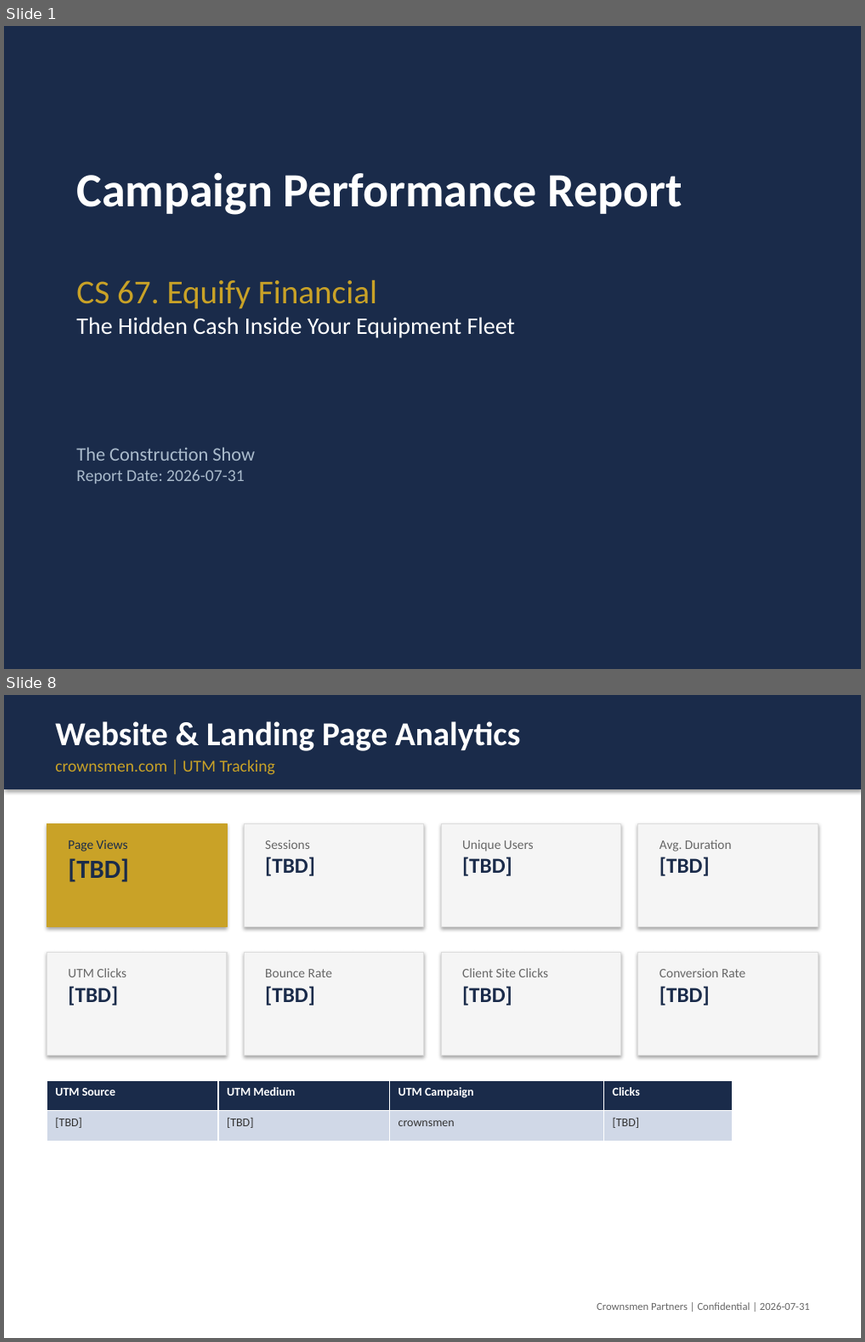
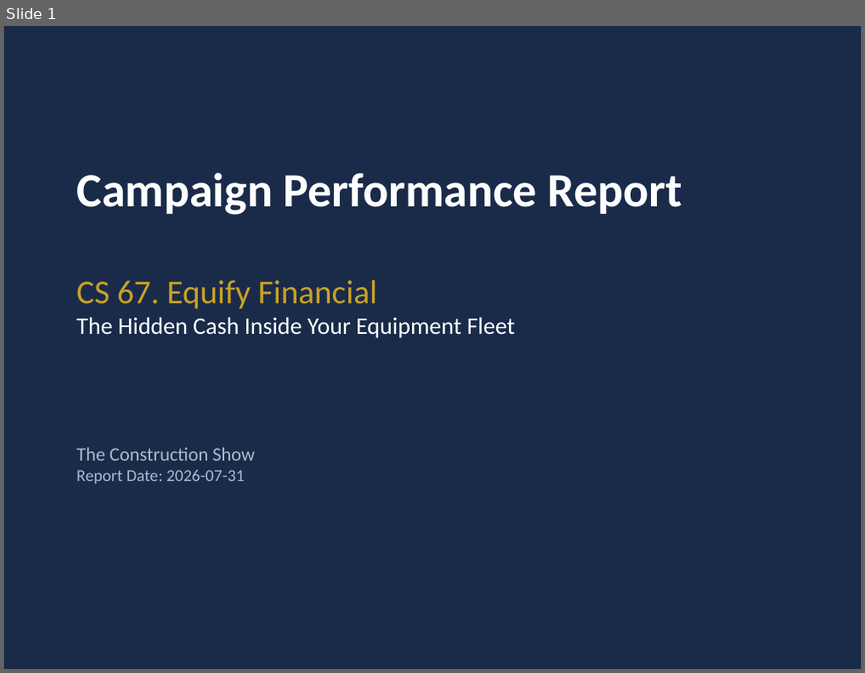
Before and after one commit to althea-ops/reports, a slide deck: output/Crownsmen_Partners_Campaign_Performance_Report__CS_67_-_Equify_Financial.pptx. Shown one above the other, each under a label of ours: slides 1 and 8 before the commit, slide 1 after it; the slides between them are not shown. The pictures are 865x1342 and 865x673 pixels, drawn with LibreOffice and Linux fonts; fonts in the diff are those of the drawing. Boxes give left, top, right and bottom in pixels: in the first picture for what was removed or moved away, otherwise in the second. Text is boxed around its words. In the diff, an @@ line names an element or a change of style, - is before the commit and + after.

```diff
--- a/output/Crownsmen_Partners_Campaign_Performance_Report__CS_67_-_Equify_Financial.pptx
+++ b/output/Crownsmen_Partners_Campaign_Performance_Report__CS_67_-_Equify_Financial.pptx
@@ slide 8 removed at [4, 695, 861, 1338], background #FFFFFF @@
@@ rectangle removed at [4, 695, 861, 789] @@
@@ text removed at [55, 721, 520, 751] @@
-Website & Landing Page Analytics
@@ text removed at [55, 760, 275, 775] @@
-crownsmen.com | UTM Tracking
@@ rectangle removed at [46, 823, 227, 926] @@
@@ text removed at [68, 839, 129, 882] @@
-Page Views
-[TBD]
@@ rectangle removed at [244, 823, 424, 926] @@
@@ text removed at [265, 839, 315, 876] @@
-Sessions
-[TBD]
@@ rectangle removed at [441, 823, 621, 926] @@
@@ text removed at [462, 839, 534, 876] @@
-Unique Users
-[TBD]
@@ rectangle removed at [638, 823, 818, 926] @@
@@ text removed at [659, 839, 732, 876] @@
-Avg. Duration
-[TBD]
@@ rectangle removed at [46, 952, 227, 1055] @@
@@ text removed at [68, 968, 126, 1005] @@
-UTM Clicks
-[TBD]
@@ rectangle removed at [244, 952, 424, 1055] @@
@@ text removed at [265, 969, 332, 1005] @@
-Bounce Rate
-[TBD]
@@ rectangle removed at [441, 952, 621, 1055] @@
@@ text removed at [462, 968, 548, 1005] @@
-Client Site Clicks
-[TBD]
@@ rectangle removed at [638, 952, 818, 1055] @@
@@ text removed at [659, 968, 745, 1005] @@
-Conversion Rate
-[TBD]
@@ table removed at [46, 1081, 732, 1140], 2 rows, 4 columns @@
-UTM Source | UTM Medium | UTM Campaign | Clicks
-[TBD] | [TBD] | crownsmen | [TBD]
@@ text removed at [596, 1302, 810, 1310] @@
-Crownsmen Partners | Confidential | 2026-07-31
```
Also in this commit, not shown: 6 slides changed, 3 slides added, 2 other slides removed, 9 other files.
